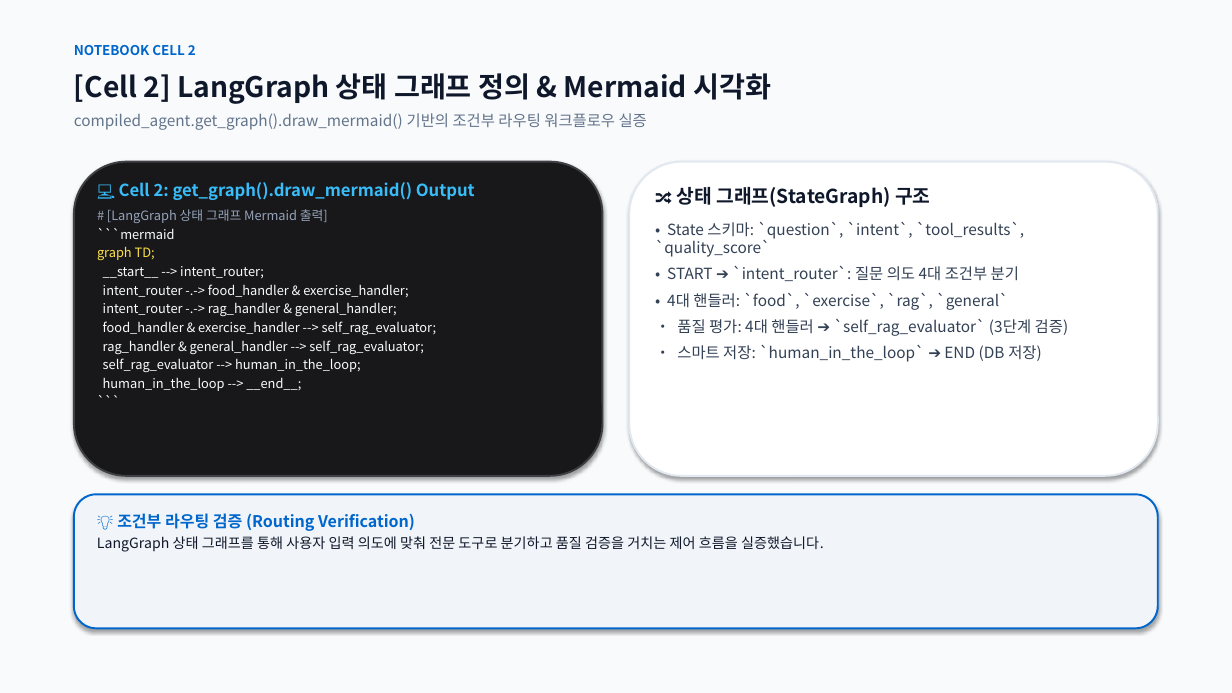
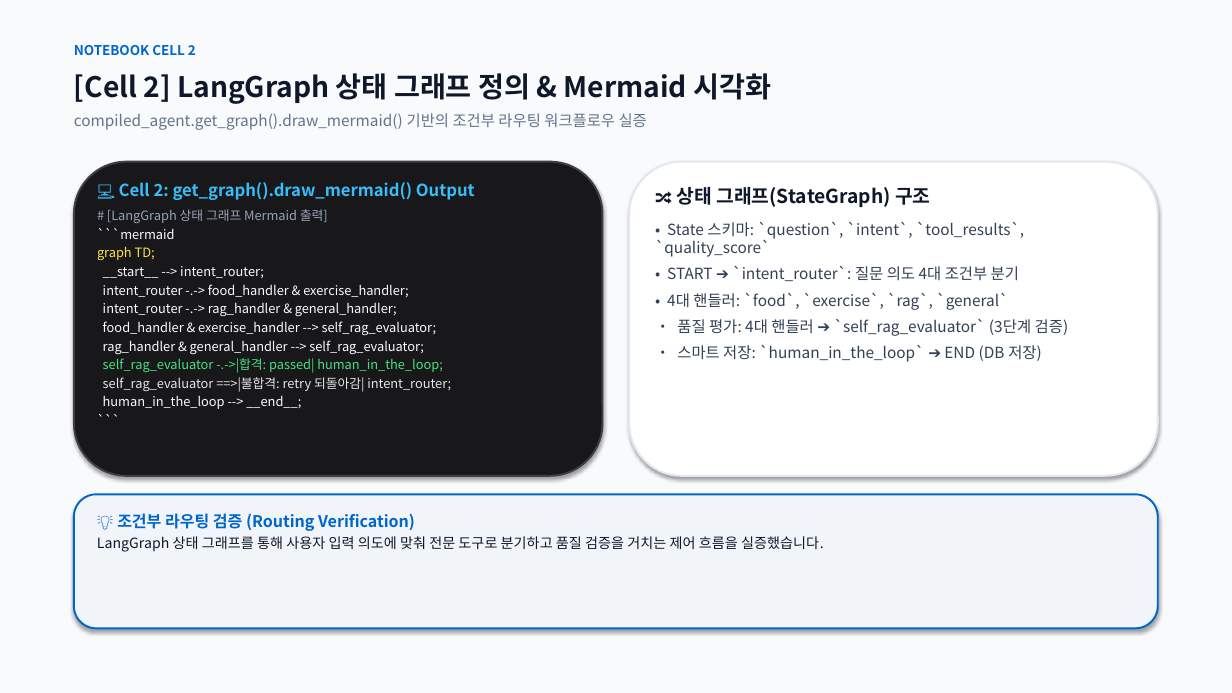
Before and after one commit to rye6837-web/impossible_to_get_lost_my_weight, a slide deck: slide 4 of AI_Diet_Coach_Presentation.pptx. Drawn at 1232x693 pixels with LibreOffice and Linux fonts; fonts in the diff are those of the drawing. Boxes give left, top, right and bottom in pixels: in the first picture for what was removed or moved away, otherwise in the second. Text is boxed around its words. In the diff, an @@ line names an element or a change of style, - is before the commit and + after.

Commit message:
feat: Add Self-RAG conditional retry feedback loop edge to LangGraph and presentation slides

```diff
--- a/AI_Diet_Coach_Presentation.pptx
+++ b/AI_Diet_Coach_Presentation.pptx
@@ text at (103,358,451,392): text changed; text colour #F8FAFC to #4ADE80 @@
-self_rag_evaluator --> human_in_the_loop;
+self_rag_evaluator -.->|합격: passed| human_in_the_loop;
+self_rag_evaluator ==>|불합격: retry 되돌아감| intent_router;
```
Also in this commit, not shown: 3 other files.
